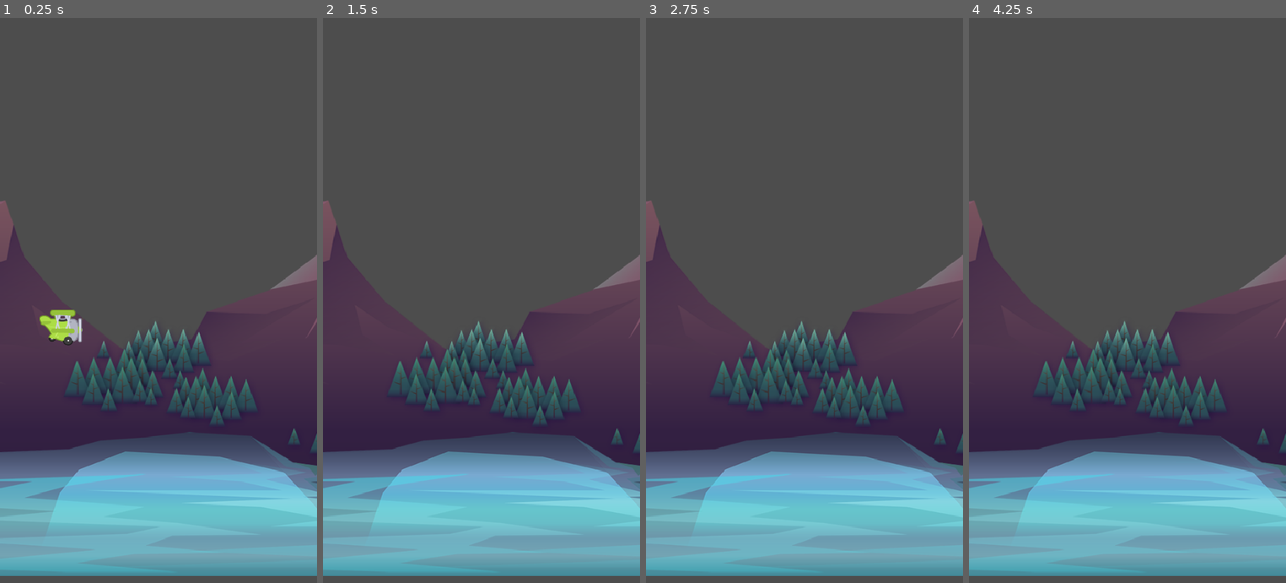
Above: before the commit, frames 1-4 (left to right).
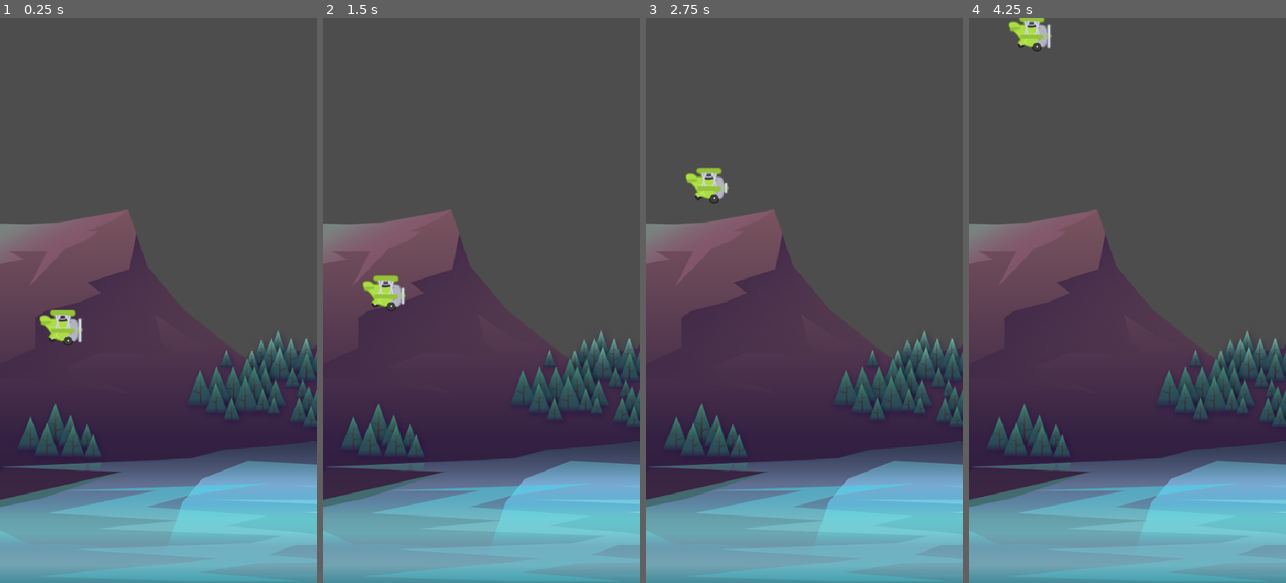
Above: after the commit, the same moments.

Repository: asteya01/Summer25
Game: Godot game, scene res://Scenes/Game.tscn
Two runs of this game, one before a commit and one after it. Both use one fixed random seed, a clock stepped at 60 frames per second and the inputs below.
Inputs (mouse positions are in pixels of both pictures, inside the frame that each line leads up to):
- Up to frame 1 (0.25 s): no input
- Up to frame 2 (1.5 s): move the mouse to (551, 272) at 0.52 s; click (551, 272) at 0.6 s; click (551, 272) at 0.77 s; click (551, 272) at 1.07 s; move the mouse to (418, 328) at 1.27 s; click (418, 328) at 1.35 s
- Up to frame 3 (2.75 s): click (741, 328) at 1.52 s; click (741, 328) at 1.82 s; move the mouse to (836, 176) at 2.02 s; click (836, 176) at 2.1 s
- Up to frame 4 (4.25 s): move the mouse to (1111, 413) at 2.77 s; click (1111, 413) at 2.85 s; click (1111, 413) at 3.02 s; click (1111, 413) at 3.32 s; move the mouse to (1222, 385) at 3.52 s; click (1222, 385) at 3.6 s; click (1222, 385) at 3.77 s; click (1222, 385) at 4.07 s

The runs differ from the first frame. In frame 1, 28% of the frame differs, in the area x 0-100%, y 32-100%; in frame 2, 29%; in frame 3, 29%, in the area x 0-100%, y 26-100%; in frame 4, 29%.

Commit message:
3rd TappyPlane Commit

Diff:
--- a/Tappy/Scenes/Game.tscn
+++ b/Tappy/Scenes/Game.tscn
@@ -1,13 +1,17 @@
-[gd_scene load_steps=3 format=3 uid="uid://dgay1i1sasujk"]
+[gd_scene load_steps=4 format=3 uid="uid://dgay1i1sasujk"]
 
 [ext_resource type="Texture2D" uid="uid://dhyg0ebvdkprt" path="res://Scenes/rocks_2.png" id="1_ebmjs"]
 [ext_resource type="PackedScene" uid="uid://prj6uuqwydp3" path="res://Scenes/Plane/Plane.tscn" id="2_gl6un"]
+[ext_resource type="PackedScene" uid="uid://d0a7uudpk5ipg" path="res://Scenes/Barrier/Barrier.tscn" id="3_j5yw3"]
 
 [node name="Game" type="Node2D"]
 
 [node name="Rocks2" type="Sprite2D" parent="."]
-position = Vector2(29, 303)
+position = Vector2(215, 317)
 texture = ExtResource("1_ebmjs")
 
 [node name="Plane" parent="." instance=ExtResource("2_gl6un")]
 position = Vector2(92, 435)
+
+[node name="StaticBody2D" parent="." instance=ExtResource("3_j5yw3")]
+position = Vector2(0, 2)
--- a/Tappy/Scenes/Plane/Plane.gd
+++ b/Tappy/Scenes/Plane/Plane.gd
@@ -1,4 +1,10 @@
 extends CharacterBody2D
+
+
+const JUMP_POWER: float = -350.0
+
+
+@onready var animation_player: AnimationPlayer = $AnimationPlayer
 
 
 var  _gravity: float = ProjectSettings.get("physics/2d/default_gravity")
@@ -13,7 +19,13 @@
 	pass
 
 
+
 func _physics_process(delta: float) -> void:
 	velocity.y += _gravity * delta
 
+	if Input.is_action_just_pressed("jump") == true:
+		velocity.y = JUMP_POWER
+		animation_player.play("jump")
+
+
 	move_and_slide()
--- a/Tappy/Scenes/Plane/Plane.tscn
+++ b/Tappy/Scenes/Plane/Plane.tscn
@@ -35,6 +35,44 @@
 [sub_resource type="CircleShape2D" id="CircleShape2D_c1i0r"]
 radius = 26.0
 
+[sub_resource type="Animation" id="Animation_p0ear"]
+resource_name = "jump"
+length = 0.3
+step = 0.1
+tracks/0/type = "value"
+tracks/0/imported = false
+tracks/0/enabled = true
+tracks/0/path = NodePath("AnimatedSprite2D:rotation")
+tracks/0/interp = 2
+tracks/0/loop_wrap = true
+tracks/0/keys = {
+"times": PackedFloat32Array(0, 0.1, 0.3),
+"transitions": PackedFloat32Array(1, 1, 1),
+"update": 0,
+"values": [0.0, -0.436332, 0.0]
+}
+
+[sub_resource type="Animation" id="Animation_kvaiv"]
+length = 0.001
+tracks/0/type = "value"
+tracks/0/imported = false
+tracks/0/enabled = true
+tracks/0/path = NodePath("AnimatedSprite2D:rotation")
+tracks/0/interp = 1
+tracks/0/loop_wrap = true
+tracks/0/keys = {
+"times": PackedFloat32Array(0),
+"transitions": PackedFloat32Array(1),
+"update": 0,
+"values": [0.0]
+}
+
+[sub_resource type="AnimationLibrary" id="AnimationLibrary_kvaiv"]
+_data = {
+&"RESET": SubResource("Animation_kvaiv"),
+&"jump": SubResource("Animation_p0ear")
+}
+
 [node name="Plane" type="CharacterBody2D"]
 script = ExtResource("1_p0ear")
 
@@ -48,3 +86,8 @@
 [node name="CollisionShape2D" type="CollisionShape2D" parent="."]
 position = Vector2(4, -2)
 shape = SubResource("CircleShape2D_c1i0r")
+
+[node name="AnimationPlayer" type="AnimationPlayer" parent="."]
+libraries = {
+&"": SubResource("AnimationLibrary_kvaiv")
+}
--- a/Tappy/project.godot
+++ b/Tappy/project.godot
@@ -21,6 +21,14 @@
 window/size/viewport_height=854
 window/stretch/mode="canvas_items"
 
+[input]
+
+jump={
+"deadzone": 0.2,
+"events": [Object(InputEventMouseButton,"resource_local_to_scene":false,"resource_name":"","device":-1,"window_id":0,"alt_pressed":false,"shift_pressed":false,"ctrl_pressed":false,"meta_pressed":false,"button_mask":1,"position":Vector2(447, 34),"global_position":Vector2(466, 130),"factor":1.0,"button_index":1,"canceled":false,"pressed":true,"double_click":false,"script":null)
+]
+}
+
 [rendering]
 
 renderer/rendering_method="mobile"
Not shown: 1 places in Tappy/Scenes/Plane/Plane.tscn that only renumber resources
